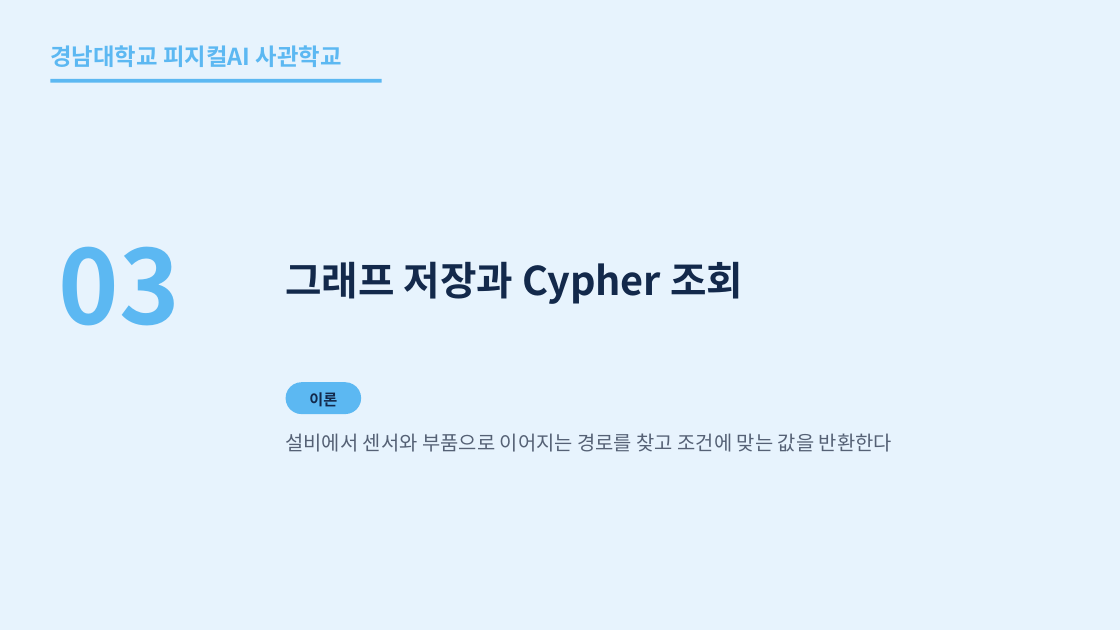
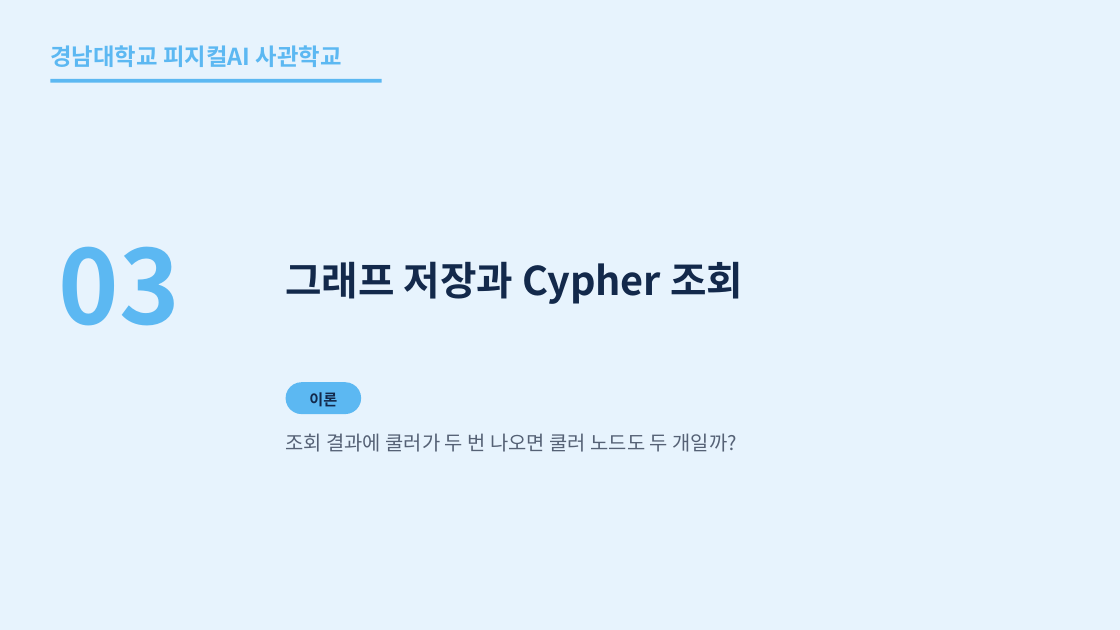
Before and after one commit to uengine-oss/hyd-iot-edu, a slide deck: slide 23 of workspace/강의제작/산출물/통합반/이론_오프라인/02회차/통합반_오프라인_02회차.pptx. Drawn at 1120x630 pixels with LibreOffice and Linux fonts; fonts in the diff are those of the drawing. Boxes give left, top, right and bottom in pixels: in the first picture for what was removed or moved away, otherwise in the second. Text is boxed around its words. In the diff, an @@ line names an element or a change of style, - is before the commit and + after.

```diff
--- a/workspace/강의제작/산출물/통합반/이론_오프라인/02회차/통합반_오프라인_02회차.pptx
+++ b/workspace/강의제작/산출물/통합반/이론_오프라인/02회차/통합반_오프라인_02회차.pptx
@@ text at bbox=[285, 433, 738, 452]: text changed @@
-설비에서 센서와 부품으로 이어지는 경로를 찾고 조건에 맞는 값을 반환한다
+조회 결과에 쿨러가 두 번 나오면 쿨러 노드도 두 개일까?
```
Also in this commit, not shown: 2 other slides changed, 9 other files.
